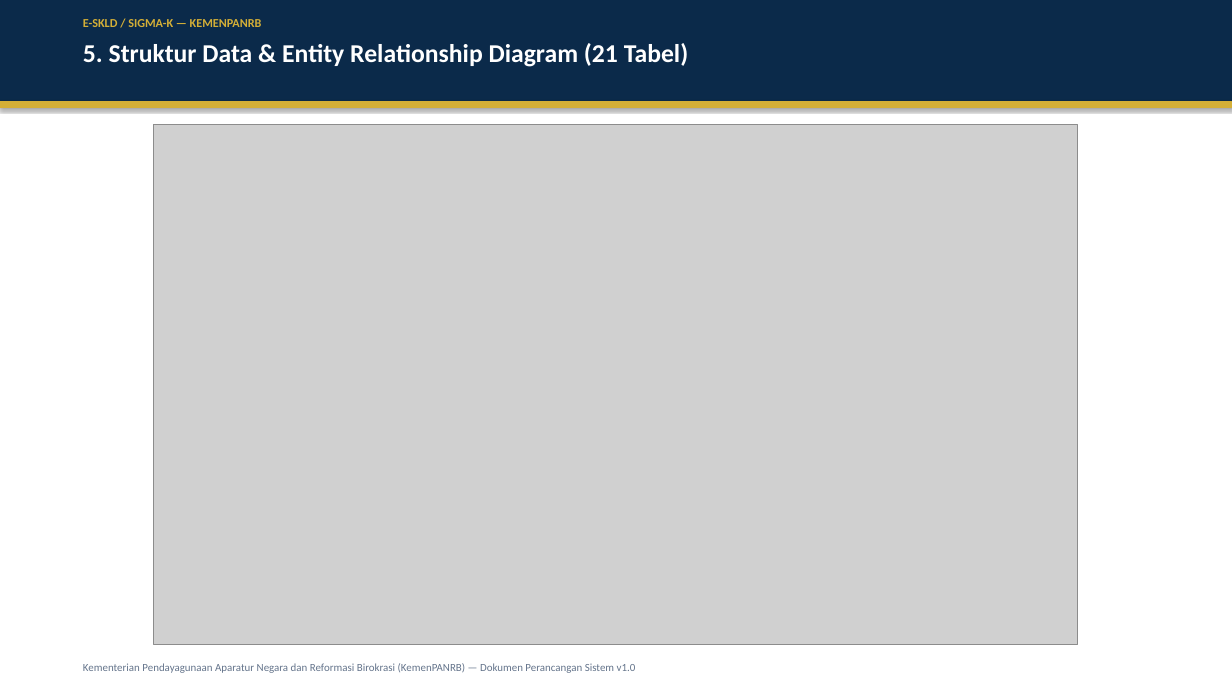
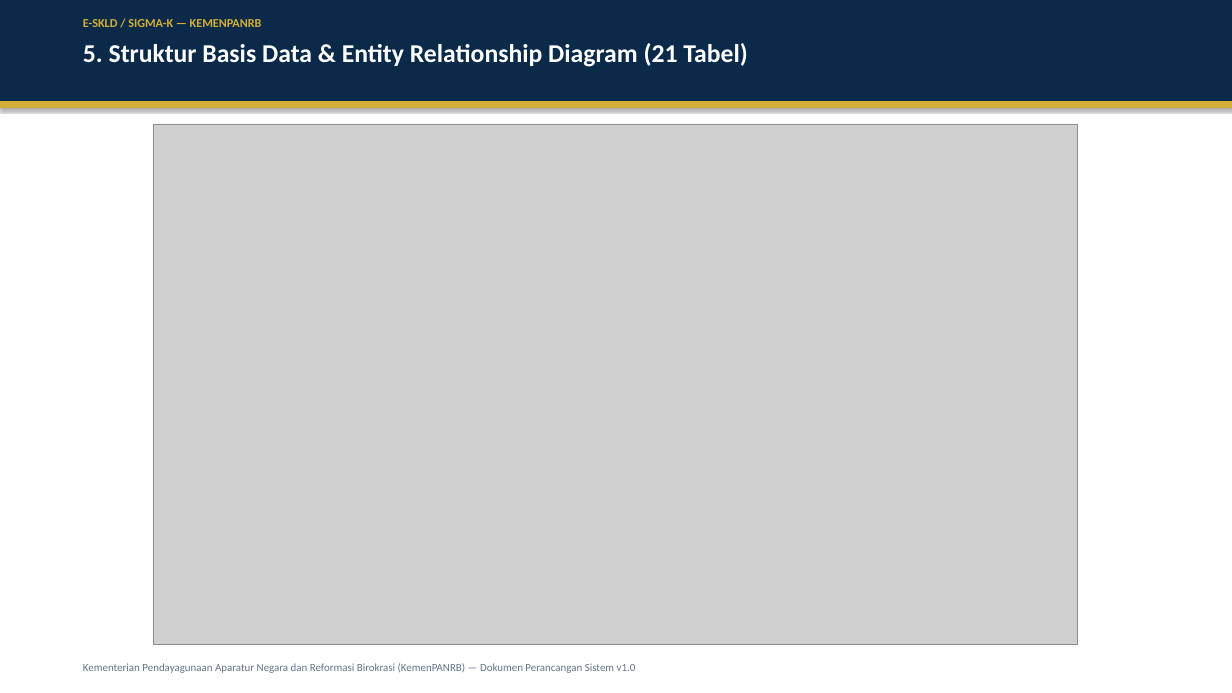
Before and after one commit to B3rlinSugi/Sigma-K, a slide deck: slide 6 of docs/PRESENTASI_PERANCANGAN_SIGMA-K_v1.0.pptx. Drawn at 1232x693 pixels with LibreOffice and Linux fonts; fonts in the diff are those of the drawing; grey boxes stand for pictures. Boxes give left, top, right and bottom in pixels: in the first picture for what was removed or moved away, otherwise in the second. Text is boxed around its words. In the diff, an @@ line names an element or a change of style, - is before the commit and + after.

Commit message:
docs: translate all diagrams, ERD, DOCX, PDF, and PPTX to executive-friendly Bahasa Indonesia

```diff
--- a/docs/PRESENTASI_PERANCANGAN_SIGMA-K_v1.0.pptx
+++ b/docs/PRESENTASI_PERANCANGAN_SIGMA-K_v1.0.pptx
@@ text at [83,43,748,67]: text changed @@
-5. Struktur Data & Entity Relationship Diagram (21 Tabel)
+5. Struktur Basis Data & Entity Relationship Diagram (21 Tabel)
```
Also in this commit, not shown: 13 other slides changed, 24 other files.
